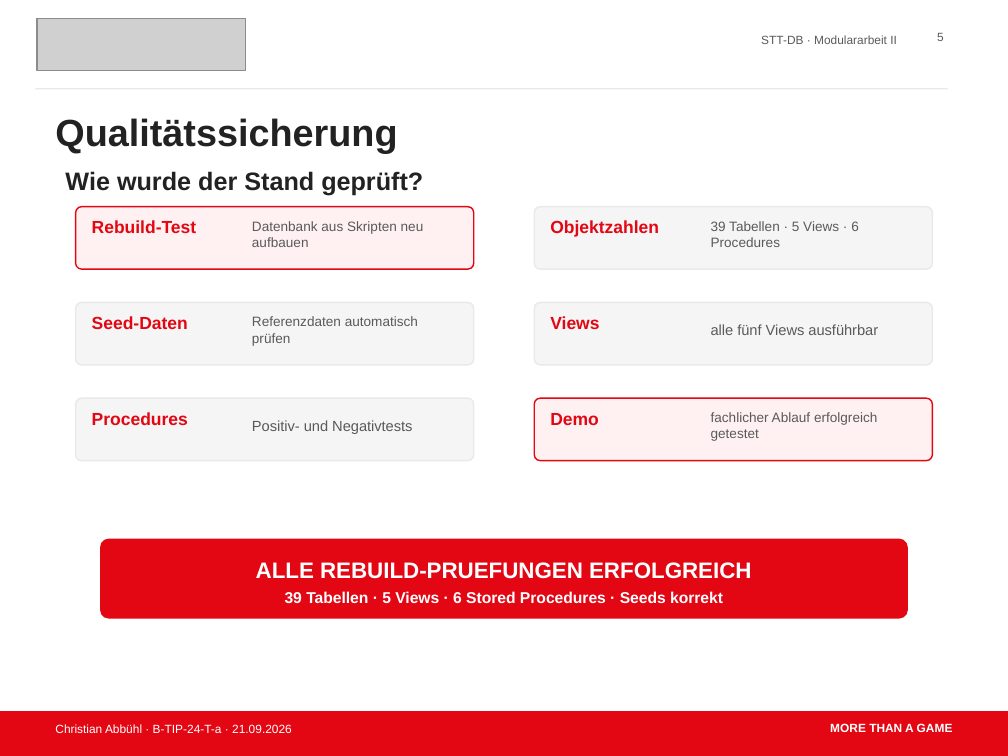
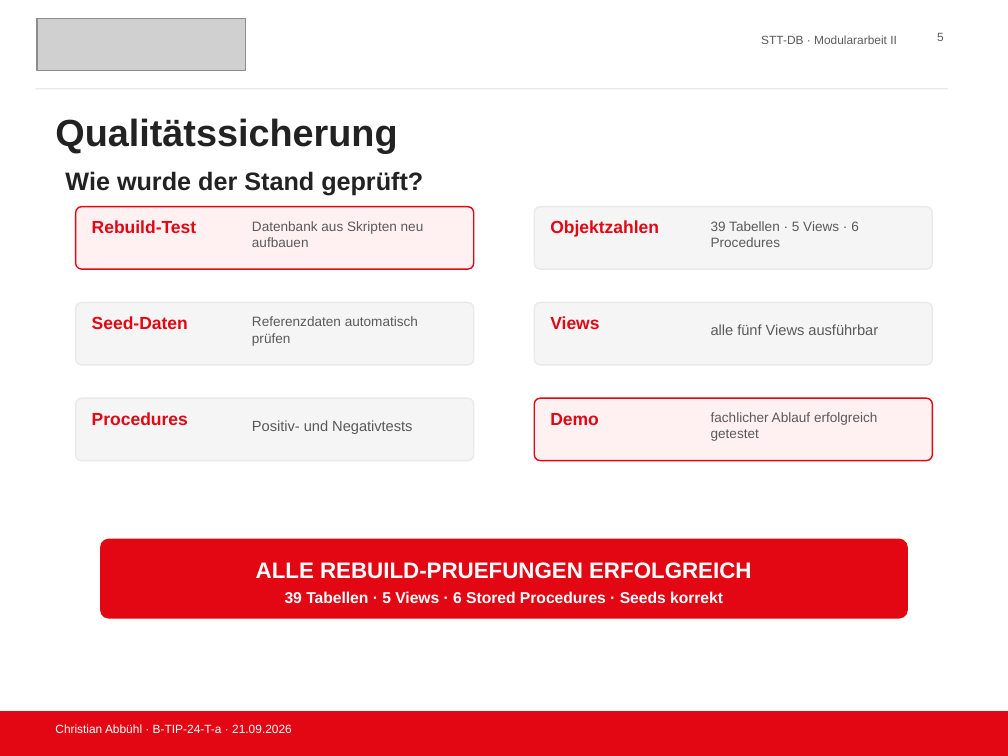
Before and after one commit to 19boboy97/STT-DB_Modularbeit2, a slide deck: slide 5 of presentation/STT-DB_Praesentation.pptx. Drawn at 1008x756 pixels with LibreOffice and Linux fonts; fonts in the diff are those of the drawing; grey boxes stand for pictures. Boxes give left, top, right and bottom in pixels: in the first picture for what was removed or moved away, otherwise in the second. Text is boxed around its words. In the diff, an @@ line names an element or a change of style, - is before the commit and + after.

```diff
--- a/presentation/STT-DB_Praesentation.pptx
+++ b/presentation/STT-DB_Praesentation.pptx
@@ text removed at bbox=[830, 723, 953, 732] @@
-MORE THAN A GAME
```
Also in this commit, not shown: 5 other slides changed, 1 other file.
